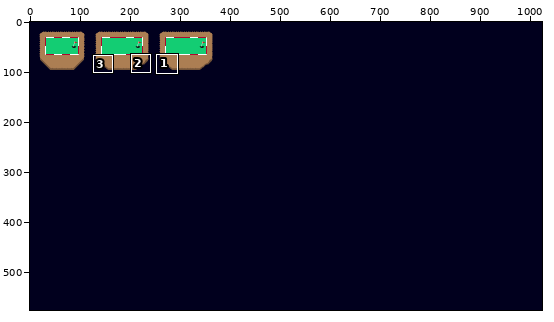
Pixel-art file, stored at Assets/Aseprite/LevelSelectMapsAllInOne.aseprite. Above: a wide view before the commit, with the close-up outlined.
Close-up. Old version:
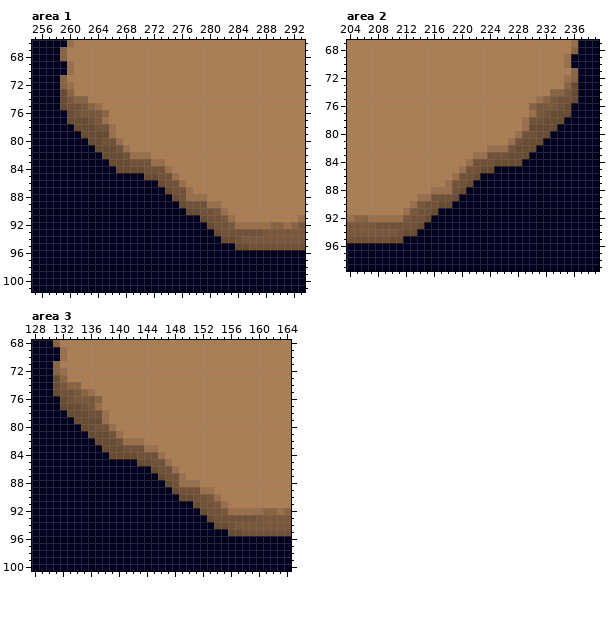
1024x576 pixels, 1 frame. Colours within 5 levels of each other are drawn and written as one. Shown: area 1: x 255..293, y 66..101; area 2: x 204..239, y 67..99; area 3: x 128..164, y 68..100. The commit also changed other parts of the picture, which this record leaves out.
The result:
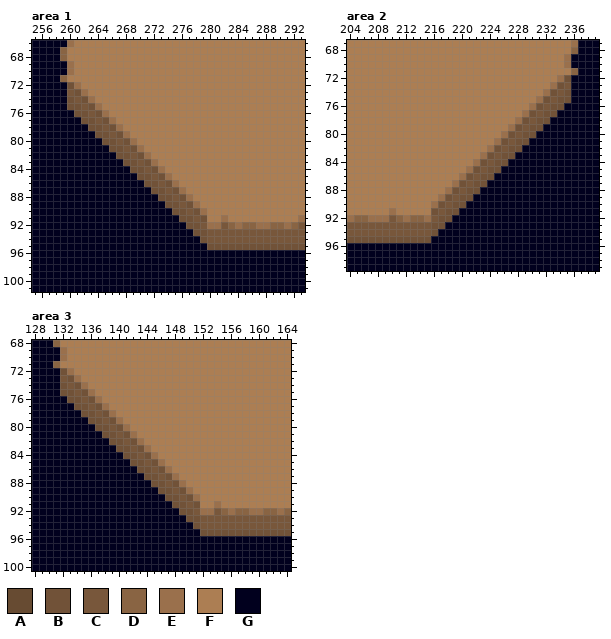
Palette (. is transparent): A #674b32  B #715238  C #78573b  D #896443  E #9a704c  F #ac7e53  G #01001e
From old to new:
Changed rows in their new state; - is an unchanged pixel.
Area 1, layer "Layer 2":
first column x 259:
 72 GBE--------------------------
 73 GCBE-------------------------
 74 GBCBE------------------------
 75 G---B------------------------
 76 -G-B-BE----------------------
 77 -GGB--BE---------------------
 78 --GGB-CBE--------------------
 79 ---GGBBCBE-------------------
 80 ----GG--CBE------------------
 81 -----GGB-CBE-----------------
 82 ------GGB-CB-----------------
 83 -------GGB-C--F--------------
 84 --------GGBBC-EF-------------
 85 -----------BBC-EF------------
 86 ------------BBC-EF-----------
 87 -------------BBC-EF----------
 88 --------------BBC--FF--------
 89 ---------------BBC-EFFF------
 90 ----------------BBCBEFFF-----
 91 -----------------BBCBFFEF----
 92 ------------------BBCEECD-DD-
 93 -------------------BBCCCCCCCC
 94 --------------------BCCCCC---
 95 ---------------------BBBBBB--
Area 2, layer "Layer 2":
first column x 208:
 72 --------------------------EBG
 73 -------------------------EBCG
 74 ------------------------EBCBG
 75 ------------------------B---G
 76 ----------------------EB-B-G-
 77 ---------------------EB--BGG-
 78 --------------------EBC-BGG--
 79 -------------------EBCBBGG---
 80 ------------------EBC--GG----
 81 -----------------EBC-BGG-----
 82 -----------------BC-BGG------
 83 --------------F--C-BGG-------
 84 -------------FE-CBBGG--------
 85 ------------FE-CBB-----------
 86 -----------FE-CBB------------
 87 ----------FE-CBB-------------
 88 --------FF--CBB--------------
 89 ------FFFE-CBB---------------
 90 -----FFFEBCBB----------------
 91 --E-FFFFBCBB-----------------
 92 --CDEDDECBB------------------
 93 CCCCCCCCBB-------------------
 94 ---CCCCCB--------------------
 95 --BBBBBB---------------------
Area 3, layer "Layer 2":
first column x 131:
 72 GBE--------------------------
 73 GCBE-------------------------
 74 GBCBE------------------------
 75 G---B------------------------
 76 -G-B-BE----------------------
 77 -GGB--BE---------------------
 78 --GGB-CBE--------------------
 79 ---GGBBCBE-------------------
 80 ----GG--CBE------------------
 81 -----GGB-CBE-----------------
 82 ------GGB-CB-----------------
 83 -------GGB-C--F--------------
 84 --------GGBBC-EF-------------
 85 -----------BBC-EF------------
 86 ------------BBC-EF-----------
 87 -------------BBC-EF----------
 88 --------------BBC--FF--------
 89 ---------------BBC-EFFF------
 90 ----------------BBCBEFFF-----
 91 -----------------BBCBFFEF----
 92 ------------------BBCEECD-DD-
 93 -------------------BBCCCCCCCC
 94 --------------------BCCCCC---
 95 ---------------------BBBBBB--
Boxes around the changes in both close-ups, in picture pixels (x1, y1, x2, y2):
changed: (60, 82, 263, 250)
changed: (375, 75, 578, 243)
changed: (53, 368, 256, 536)
